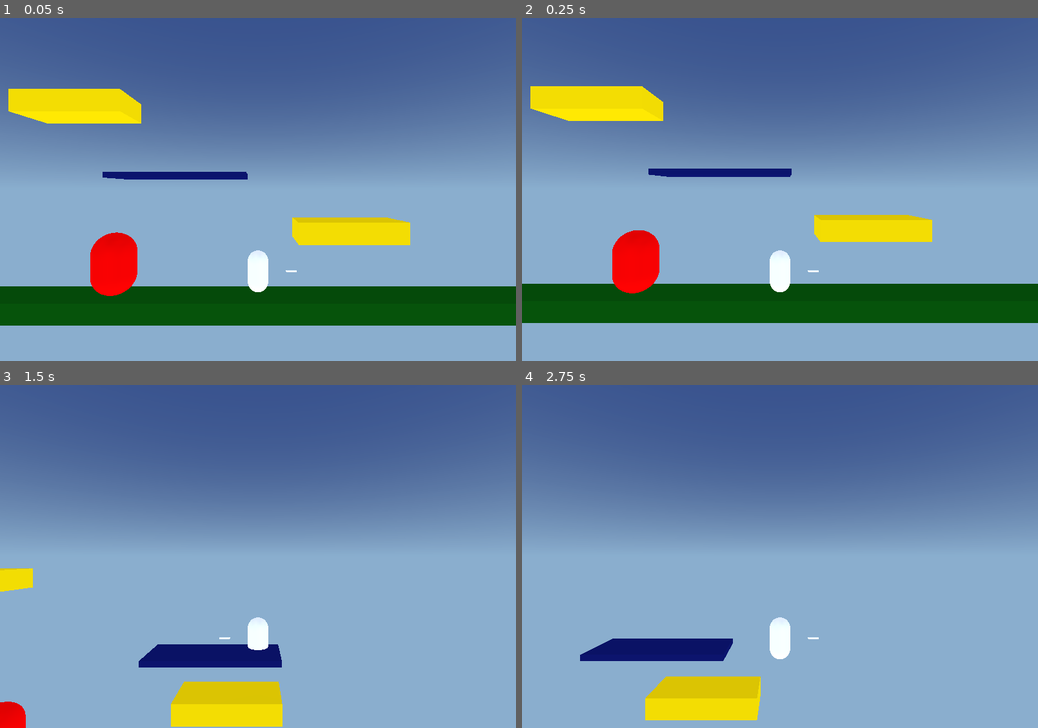
Above: before the commit, frames 1-4 (two rows, left to right).
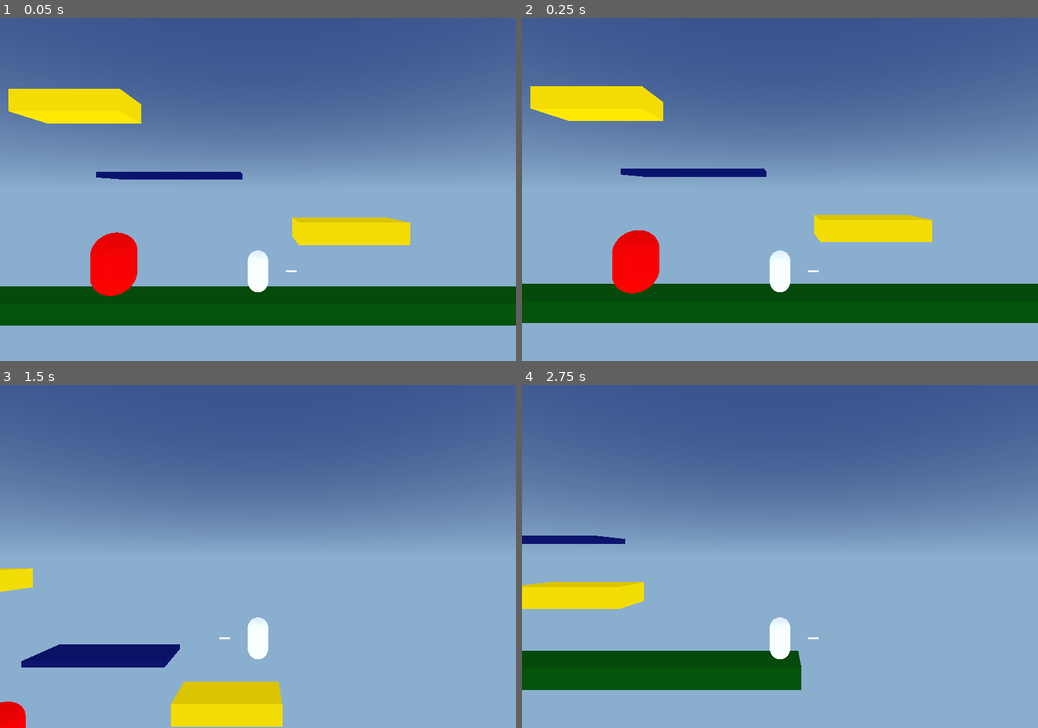
Above: after the commit, the same moments.

Repository: CaffeinatedCM/scorespacejam_9_game
Game: Godot game, scene res://levels/Sandbox.tscn
Same seed, same stepped clock (60 frames per second), same inputs: the game is played once before the commit and once after it.
Inputs:
- Up to frame 1 (0.05 s): no input
- Up to frame 2 (0.25 s): no input
- Up to frame 3 (1.5 s): hold D (move_right) 0.53-1.28 s; hold Down (aim_down) 0.53-1.28 s; tap Space (jump) at 0.77 s; hold A (move_left) from 1.28 s (still down); tap Left (aim_left) at 1.35 s
- Up to frame 4 (2.75 s): tap Space (jump) at 1.52 s; release A (move_left) at 2.03 s; hold D (move_right) from 2.03 s (still down); hold Right (aim_right) from 2.03 s (still down)

The runs differ from the first frame. In frame 1, less than 0.1% of the frame differs, in the area x 18-48%, y 44-48%; in frame 2, 0.2%; in frame 3, 2.8%; in frame 4, 11%, in the area x 0-55%, y 43-98%.

Commit message:
platform so smooth

Diff:
--- a/game/world/moving_platform/MovingPlatform.gd
+++ b/game/world/moving_platform/MovingPlatform.gd
@@ -3,6 +3,8 @@
 export var direction = Vector3.RIGHT
 export var distance = 10
 export var speed = 5
+export var accel = .6
+var velocity = Vector3.ZERO
 
 var start_position
 var end_position
@@ -13,12 +15,12 @@
     end_position = global_transform.origin + direction * distance
 
 func _physics_process(delta):
-
-    if is_zero_approx(global_transform.origin.distance_to(end_position)):
-        direction.x = - direction.x
-        direction.y = - direction.y
+    if global_transform.origin.distance_squared_to(end_position) < 0.1:
+        direction.x *= -1
+        direction.y *= -1
         start_position = global_transform.origin
         end_position = global_transform.origin + direction * distance
 
-    var velocity = direction * speed
+    var target_velocity = Vector3(direction.x * speed, direction.y, 0)
+    velocity = velocity.linear_interpolate(target_velocity, accel * delta)
     global_transform.origin = global_transform.origin + velocity * delta
